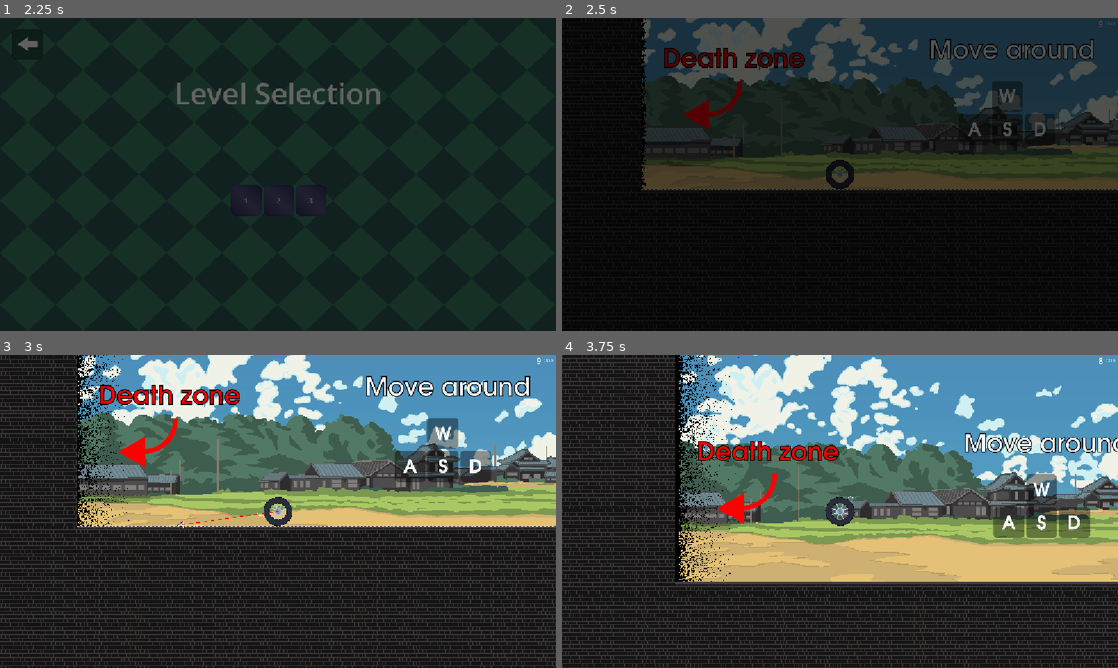
Above: before the commit, frames 1-4 (two rows, left to right).
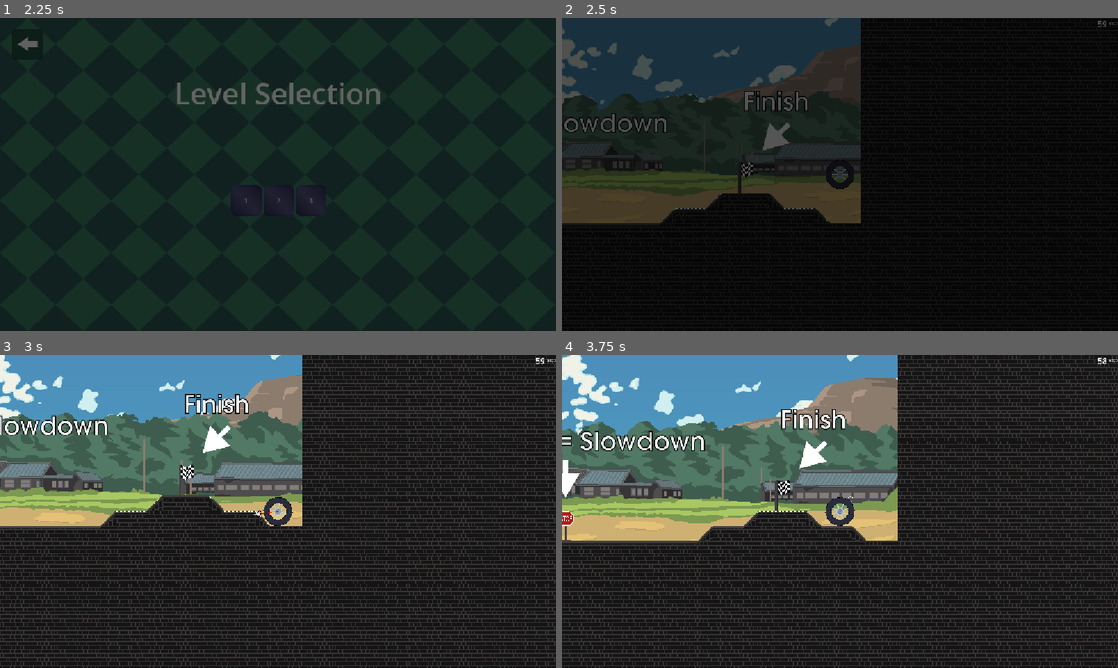
Above: after the commit, the same moments.

Repository: yibist/countDown
Game: Godot game, scene res://scenes/main.tscn
The game is run twice, just before and just after one commit, with the same random seed, the same clock (stepped at 60 frames per second) and the same inputs. Sound files missing from this copy of the repository are replaced by a short silence.
Inputs (mouse positions are in pixels of both pictures, inside the frame that each line leads up to):
- Up to frame 1 (2.25 s): click "Start" at 0.5 s; move the mouse to (400, 158) at 1.27 s; hold D (moveRight) 1.28-2 s; tap Shift (dash) at 1.35 s; tap Space (jump) at 1.52 s; click "1" at 2 s
- Up to frame 2 (2.5 s): no input
- Up to frame 3 (3 s): move the mouse to (166, 527) at 2.77 s; hold D (moveRight) from 2.78 s (still down); click (166, 527) at 2.85 s
- Up to frame 4 (3.75 s): tap Space (jump) at 3.02 s; move the mouse to (895, 442) at 3.52 s; release D (moveRight) at 3.53 s; hold A (moveLeft) from 3.53 s (still down); tap E (ungraple) at 3.6 s

Frame 1 is identical in both runs. In frame 2, 42% of the frame differs, in the area x 0-100%, y 0-66%; in frame 3, 56%; in frame 4, 80%, in the area x 0-100%, y 0-100%.

Commit message:
adds level 1 boxes

Diff:
--- a/scenes/levels/level_1.tscn
+++ b/scenes/levels/level_1.tscn
@@ -221,7 +221,7 @@
 [node name="LoseArea" parent="." unique_id=1718952081 instance=ExtResource("7_oc4kc")]
 position = Vector2(0, 728)
 growthTime = 60000.0
-levelLength = 10000.0
+levelLength = 6688.0
 waitPeriod = 0.0
 
 [node name="Ground" type="TileMapLayer" parent="." unique_id=1807541587]
@@ -242,6 +242,7 @@
 offset_left = -40.0
 offset_right = 0.0
 grow_horizontal = 0
+startTime = 60.0
 
 [node name="GameOverScreen" parent="UI" unique_id=1223479433 node_paths=PackedStringArray("timer") instance=ExtResource("8_dga24")]
 timer = NodePath("../timer")
@@ -251,7 +252,7 @@
 timer = NodePath("../timer")
 
 [node name="Player" parent="." unique_id=1029642626 instance=ExtResource("2_6iamk")]
-position = Vector2(412, 1250)
+position = Vector2(6644, 1173)
 floor_constant_speed = false
 
 [node name="Instructions" type="Node2D" parent="." unique_id=786933173]
